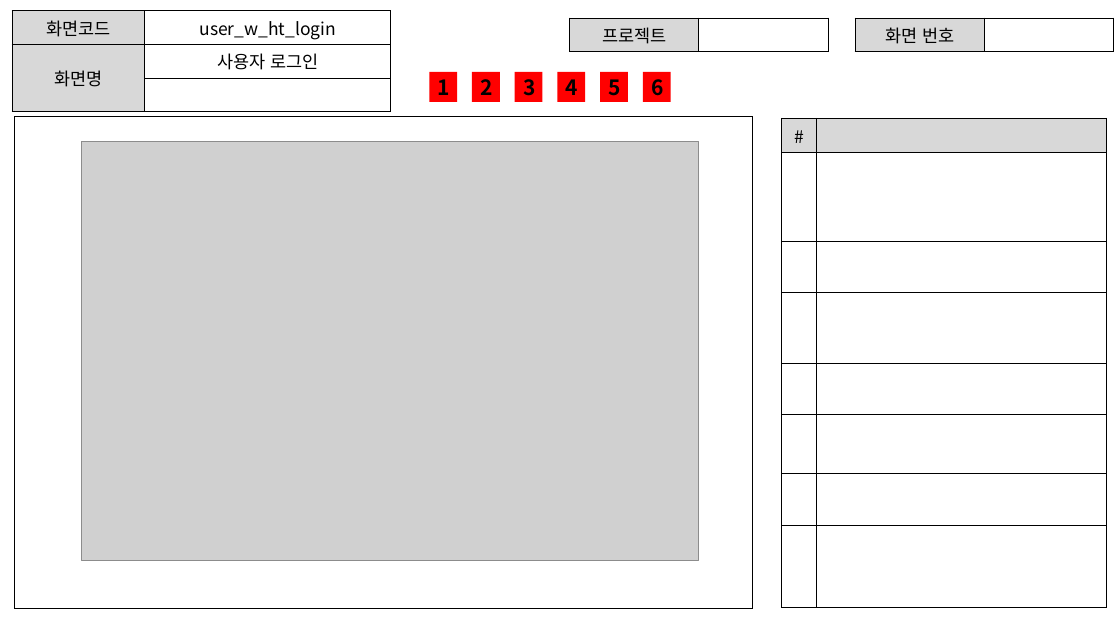
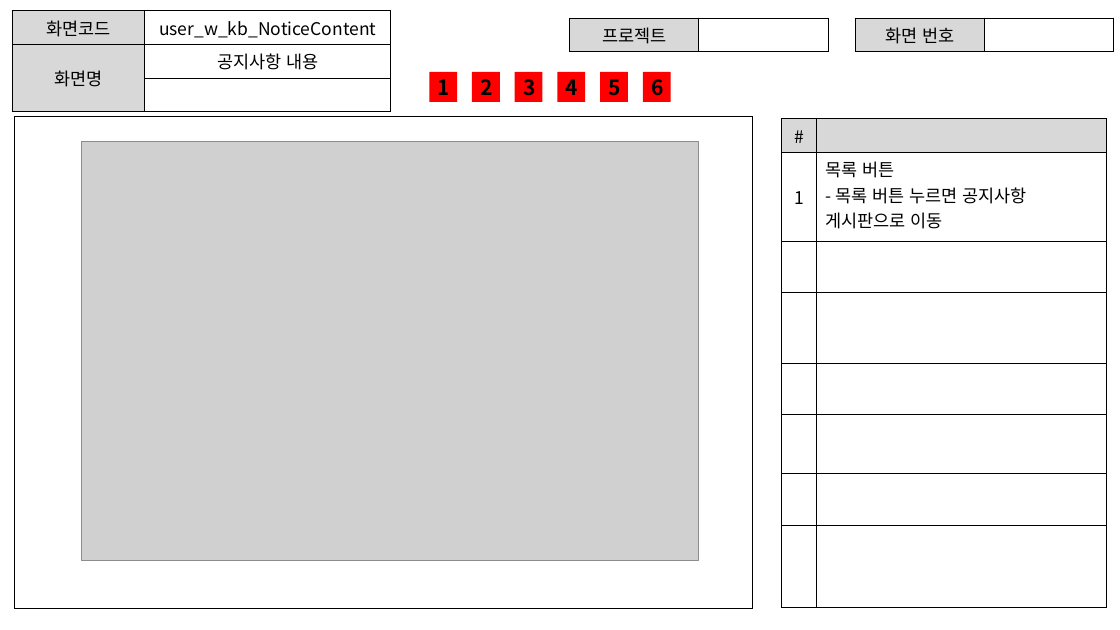
Before and after one commit to ezenteam2/EzenCrowdFunding, a slide deck: slide 4 of project03 화면설계서/project03 - 화면 설계서 - 기범.pptx. Drawn at 1120x630 pixels with LibreOffice and Linux fonts; fonts in the diff are those of the drawing; grey boxes stand for pictures. Boxes give left, top, right and bottom in pixels: in the first picture for what was removed or moved away, otherwise in the second. Text is boxed around its words. In the diff, an @@ line names an element or a change of style, - is before the commit and + after.

```diff
--- a/project03 화면설계서/project03 - 화면 설계서 - 기범.pptx
+++ b/project03 화면설계서/project03 - 화면 설계서 - 기범.pptx
@@ table at [12,11,391,99] @@
-row 1, column 2: user_w_ht_login
+row 1, column 2: user_w_kb_NoticeContent
-row 2, column 2: 사용자 로그인
+row 2, column 2: 공지사항 내용
@@ table at [782,118,1107,607] @@
+row 2: 1 | 목록 버튼 / - 목록 버튼 누르면 공지사항 게시판으로 이동
-row 8:  | 
```
Also in this commit, not shown: 7 other slides changed, 12 slides added, 8 other files.
